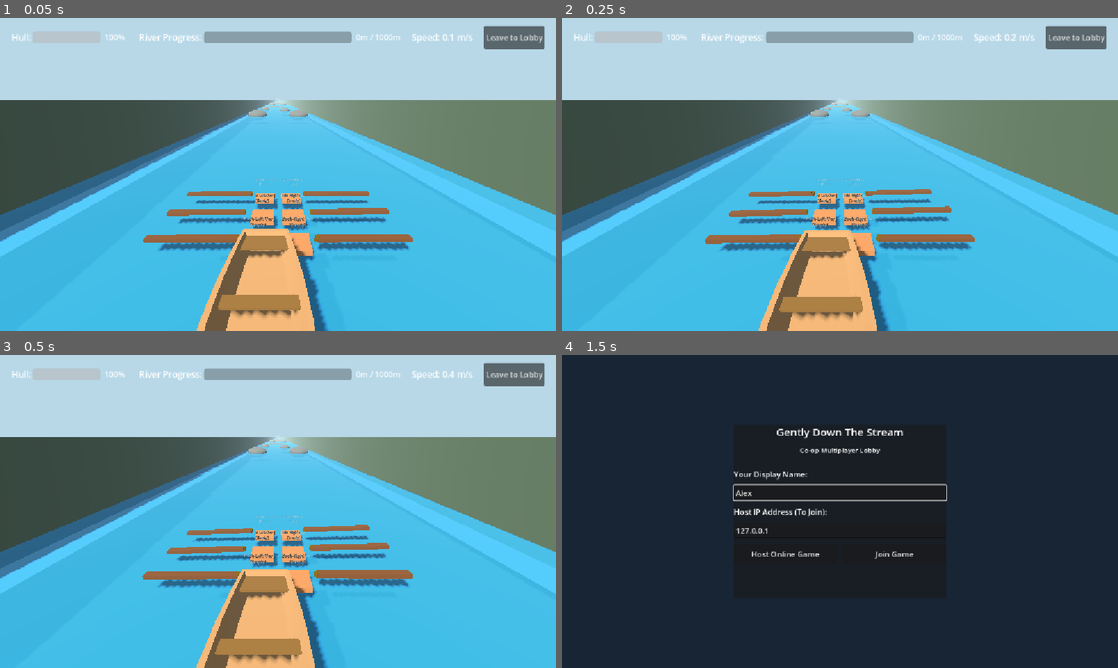
Above: before the commit, frames 1-4 (two rows, left to right).
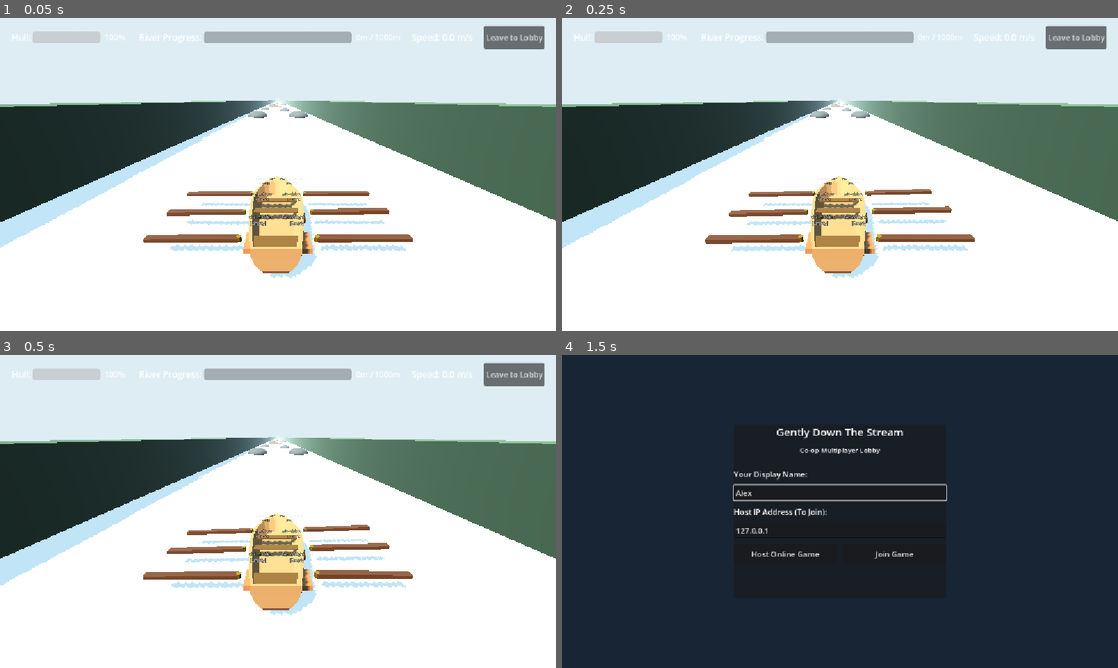
Above: after the commit, the same moments.

Repository: Calpringles/StrathPlay-StrathHack26-team-6
Game: Godot game, scene res://river.tscn
Same seed, same stepped clock (60 frames per second), same inputs: the game is played once before the commit and once after it. This scene is started directly instead of the project's main scene.
Inputs (mouse positions are in pixels of both pictures, inside the frame that each line leads up to):
- Up to frame 1 (0.05 s): no input
- Up to frame 2 (0.25 s): no input
- Up to frame 3 (0.5 s): no input
- Up to frame 4 (1.5 s): click "Leave to Lobby" at 0.5 s; click (840, 492) at 1.27 s; type "Alex" at 1.35 s

The runs differ from the first frame. In frame 1, 96% of the frame differs, in the area x 0-100%, y 0-100%; in frame 2, 96%; in frame 3, 96%; in frame 4, nothing differs.

Commit message:
Water textures added (needs changes) Dont automove in water anymore

Diff:
--- a/gently-down-the-stream/boat.gd
+++ b/gently-down-the-stream/boat.gd
@@ -13,7 +13,7 @@
 @export_group("Rowing Physics")
 @export var stroke_power: float = 2.4
 @export var turn_power: float = 0.45
-@export var current_speed: float = 1.6
+@export var current_speed: float = 0.0
 @export var water_drag_longitudinal: float = 0.65
 @export var water_drag_lateral: float = 3.6
 @export var turn_drag: float = 2.8
@@ -116,16 +116,18 @@
 	boat_visual_root.name = "BoatVisual"
 	add_child(boat_visual_root)
 
-	# 1. Instantiate Boat Hull from 3D model
-	var hull_node: Node3D = null
-	if ResourceLoader.exists("res://boatassets/Wood_BoatV1.fbx"):
-		var boat_scene: PackedScene = load("res://boatassets/Wood_BoatV1.fbx")
-		hull_node = boat_scene.instantiate()
-		hull_node.name = "HullMesh"
-		hull_node.rotation_degrees.y = 90.0 # Bow points along -Z
-		hull_node.scale = Vector3(1.28, 1.15, 1.52)
-		hull_node.position = Vector3(0.0, 0.0, 0.0)
-		boat_visual_root.add_child(hull_node)
+	# 1. Check if Boat Hull already exists in scene tree
+	var hull_node: Node3D = get_node_or_null("Wood_BoatV1")
+	if hull_node == null:
+		var boat_path = "res://Game-Assets/boatassets/Wood_BoatV1.fbx" if ResourceLoader.exists("res://Game-Assets/boatassets/Wood_BoatV1.fbx") else "res://boatassets/Wood_BoatV1.fbx"
+		if ResourceLoader.exists(boat_path):
+			var boat_scene: PackedScene = load(boat_path)
+			hull_node = boat_scene.instantiate()
+			hull_node.name = "HullMesh"
+			hull_node.rotation_degrees.y = 180.0 # Bow points along -Z
+			hull_node.scale = Vector3(1.28, 1.15, 1.52)
+			hull_node.position = Vector3(0.0, 0.0, 0.0)
+			boat_visual_root.add_child(hull_node)
 
 	var wood_material: StandardMaterial3D = StandardMaterial3D.new()
 	wood_material.albedo_color = Color("#5a3418")
--- /dev/null
+++ b/gently-down-the-stream/realistic_water.gdshader
@@ -0,0 +1,78 @@
+shader_type spatial;
+render_mode depth_draw_always, cull_back;
+
+// Water Color Palette
+uniform vec4 shallow_color : source_color = vec4(0.22, 0.65, 0.76, 0.65);
+uniform vec4 deep_color : source_color = vec4(0.04, 0.22, 0.36, 0.94);
+uniform vec4 foam_color : source_color = vec4(0.92, 0.96, 1.0, 1.0);
+
+// Wave Normals & Animation
+uniform sampler2D texture_normal1 : hint_normal;
+uniform sampler2D texture_normal2 : hint_normal;
+uniform vec2 wave_speed1 = vec2(0.015, 0.08);
+uniform vec2 wave_speed2 = vec2(-0.02, 0.05);
+uniform float wave_scale : hint_range(0.01, 1.0) = 0.06;
+uniform float wave_strength : hint_range(0.0, 2.0) = 0.65;
+
+// Depth Absorption & Edge Foam
+uniform float depth_distance : hint_range(0.1, 10.0) = 2.5;
+uniform float foam_distance : hint_range(0.0, 2.0) = 0.35;
+uniform float fresnel_power : hint_range(1.0, 10.0) = 3.5;
+uniform float fresnel_strength : hint_range(0.0, 1.0) = 0.12;
+
+// Surface Shininess Controls
+uniform float water_roughness : hint_range(0.0, 1.0) = 0.32;
+uniform float water_specular : hint_range(0.0, 1.0) = 0.25;
+
+// Godot 4 Depth and Screen Textures
+uniform sampler2D depth_texture : hint_depth_texture, filter_linear_mipmap;
+uniform sampler2D screen_texture : hint_screen_texture, filter_linear_mipmap;
+
+void vertex() {
+	// Subtle physical surface undulation
+	float wave = sin(VERTEX.x * 1.5 + TIME * 1.8) * cos(VERTEX.z * 0.8 + TIME * 2.2);
+	VERTEX.y += wave * 0.04;
+}
+
+void fragment() {
+	// Dual procedural normal maps flowing downstream (-Z direction)
+	vec2 uv_wave1 = UV * wave_scale + wave_speed1 * TIME;
+	vec2 uv_wave2 = UV * wave_scale * 1.4 + wave_speed2 * TIME;
+
+	vec3 n1 = texture(texture_normal1, uv_wave1).rgb * 2.0 - 1.0;
+	vec3 n2 = texture(texture_normal2, uv_wave2).rgb * 2.0 - 1.0;
+	vec3 blended_normal = normalize(n1 + n2);
+
+	NORMAL = normalize(mix(NORMAL, blended_normal, wave_strength));
+
+	// Linear depth calculation for water absorption and shoreline foam
+	float depth_raw = texture(depth_texture, SCREEN_UV).r;
+	vec3 ndc = vec3(SCREEN_UV * 2.0 - 1.0, depth_raw);
+	vec4 view_pos = INV_PROJECTION_MATRIX * vec4(ndc, 1.0);
+	view_pos.xyz /= view_pos.w;
+	float scene_depth = -view_pos.z;
+	float water_depth = -VERTEX.z;
+	float depth_diff = clamp(scene_depth - water_depth, 0.0, 10.0);
+
+	// 1. Water color gradient (shallow translucent -> deep river navy)
+	float depth_factor = clamp(depth_diff / depth_distance, 0.0, 1.0);
+	vec4 water_col = mix(shallow_color, deep_color, depth_factor);
+
+	// 2. Dynamic shoreline foam against riverbanks and boat hull
+	float foam_factor = clamp(1.0 - (depth_diff / foam_distance), 0.0, 1.0);
+	foam_factor = pow(foam_factor, 1.6);
+
+	// 3. Fresnel reflection (clear looking down, reflective toward the horizon)
+	float fresnel = pow(1.0 - clamp(dot(NORMAL, VIEW), 0.0, 1.0), fresnel_power);
+
+	// Combine colors
+	// Combine colors with soft, natural glint
+	vec3 final_color = mix(water_col.rgb, foam_color.rgb, foam_factor);
+	final_color = mix(final_color, vec3(0.75, 0.88, 0.95), fresnel * fresnel_strength);
+
+	ALBEDO = final_color;
+	ALPHA = clamp(water_col.a + fresnel * 0.15 + foam_factor, 0.0, 1.0);
+	ROUGHNESS = mix(water_roughness, 0.6, foam_factor);
+	METALLIC = 0.0;
+	SPECULAR = water_specular;
+}
--- a/gently-down-the-stream/river.gd
+++ b/gently-down-the-stream/river.gd
@@ -60,20 +60,30 @@
 		cam_base_pos = camera.position
 
 func _create_environment() -> void:
-	# Add WorldEnvironment with river sky/fog if not already present
+	# Add WorldEnvironment with river procedural sky/fog if not already present
 	var env_node: WorldEnvironment = get_node_or_null("WorldEnvironment")
 	if env_node == null:
 		env_node = WorldEnvironment.new()
 		env_node.name = "WorldEnvironment"
 		var env: Environment = Environment.new()
-		env.background_mode = Environment.BG_COLOR
-		env.background_color = Color("#87ceeb") # Sky blue
-		env.ambient_light_source = Environment.AMBIENT_SOURCE_COLOR
-		env.ambient_light_color = Color("#d0e8f2")
-		env.ambient_light_energy = 0.8
+
+		# Procedural daylight sky
+		var sky_mat: ProceduralSkyMaterial = ProceduralSkyMaterial.new()
+		sky_mat.sky_top_color = Color(0.38, 0.64, 0.90, 1.0)
+		sky_mat.sky_horizon_color = Color(0.68, 0.78, 0.84, 1.0)
+		sky_mat.ground_bottom_color = Color(0.18, 0.22, 0.18, 1.0)
+		sky_mat.ground_horizon_color = Color(0.68, 0.78, 0.84, 1.0)
+		var sky: Sky = Sky.new()
+		sky.sky_material = sky_mat
+		env.background_mode = Environment.BG_SKY
+		env.sky = sky
+
+		env.ambient_light_source = Environment.AMBIENT_SOURCE_SKY
+		env.ambient_light_energy = 0.85
+		env.tonemap_mode = Environment.TONE_MAPPER_ACES
 		env.fog_enabled = true
-		env.fog_light_color = Color("#b8d8e8")
-		env.fog_density = 0.003
+		env.fog_light_color = Color(0.70, 0.82, 0.88, 1.0)
+		env.fog_density = 0.002
 		env_node.environment = env
 		add_child(env_node)
 
@@ -84,20 +94,65 @@
 		directional_light.rotation_degrees = Vector3(-45, -30, 0)
 
 func _create_river_bed_and_water() -> void:
-	# 1. Flowing River Water Surface
+	# 1. Flowing Realistic River Water Surface
 	var water_mesh_inst: MeshInstance3D = MeshInstance3D.new()
 	water_mesh_inst.name = "RiverWater"
 	var water_plane: PlaneMesh = PlaneMesh.new()
 	water_plane.size = Vector2(RIVER_WIDTH, RIVER_LENGTH + 200.0)
+	water_plane.subdivide_width = 16
+	water_plane.subdivide_depth = 160
 	water_mesh_inst.mesh = water_plane
 
-	var water_mat: StandardMaterial3D = StandardMaterial3D.new()
-	water_mat.albedo_color = Color(0.14, 0.48, 0.68, 0.85)
-	water_mat.transparency = BaseMaterial3D.TRANSPARENCY_ALPHA
-	water_mat.roughness = 0.12
-	water_mat.metallic = 0.1
-	water_mat.metallic_specular = 0.8
-	water_mesh_inst.material_override = water_mat
+	# Apply Realistic Water Shader with Procedural Normal Maps
+	var water_shader = load("res://realistic_water.gdshader")
+	if water_shader:
+		var water_mat: ShaderMaterial = ShaderMaterial.new()
+		water_mat.shader = water_shader
+
+		# Procedural Normal Map 1
+		var n1 = FastNoiseLite.new()
+		n1.noise_type = FastNoiseLite.TYPE_SIMPLEX_SMOOTH
+		n1.frequency = 0.035
+		var tex1 = NoiseTexture2D.new()
+		tex1.width = 256
+		tex1.height = 256
+		tex1.seamless = true
+		tex1.as_normal_map = true
+		tex1.bump_strength = 2.5
+		tex1.noise = n1
+		water_mat.set_shader_parameter("texture_normal1", tex1)
+
+		# Procedural Normal Map 2
+		var n2 = FastNoiseLite.new()
+		n2.noise_type = FastNoiseLite.TYPE_SIMPLEX_SMOOTH
+		n2.frequency = 0.05
+		var tex2 = NoiseTexture2D.new()
+		tex2.width = 256
+		tex2.height = 256
+		tex2.seamless = true
+		tex2.as_normal_map = true
+		tex2.bump_strength = 2.0
+		tex2.noise = n2
+		water_mat.set_shader_parameter("texture_normal2", tex2)
+
+		water_mat.set_shader_parameter("shallow_color", Color(0.22, 0.65, 0.76, 0.65))
+		water_mat.set_shader_parameter("deep_color", Color(0.04, 0.22, 0.36, 0.94))
+		water_mat.set_shader_parameter("foam_color", Color(0.92, 0.96, 1.0, 1.0))
+		water_mat.set_shader_parameter("wave_speed1", Vector2(0.015, 0.08))
+		water_mat.set_shader_parameter("wave_speed2", Vector2(-0.02, 0.05))
+		water_mat.set_shader_parameter("wave_scale", 0.06)
+		water_mat.set_shader_parameter("wave_strength", 0.4)
+		water_mat.set_shader_parameter("depth_distance", 2.5)
+		water_mat.set_shader_parameter("foam_distance", 0.35)
+		water_mat.set_shader_parameter("fresnel_power", 3.5)
+
+		water_mesh_inst.material_override = water_mat
+	else:
+		var water_mat: StandardMaterial3D = StandardMaterial3D.new()
+		water_mat.albedo_color = Color(0.14, 0.48, 0.68, 0.85)
+		water_mat.transparency = BaseMaterial3D.TRANSPARENCY_ALPHA
+		water_mesh_inst.material_override = water_mat
+
 	water_mesh_inst.position = Vector3(0.0, 0.0, -(RIVER_LENGTH / 2.0))
 	add_child(water_mesh_inst)
 
--- a/gently-down-the-stream/river.tscn
+++ b/gently-down-the-stream/river.tscn
@@ -2,38 +2,47 @@
 
 [ext_resource type="Script" uid="uid://c6fmclc4hac0c" path="res://boat.gd" id="1_gqjxk"]
 [ext_resource type="Script" uid="uid://bc6c3ucrw1mef" path="res://seats.gd" id="2_iiml5"]
-[ext_resource type="PackedScene" uid="uid://un4p8wna6dt6" path="res://boatassets/Wood_BoatV1.fbx" id="3_5iwgs"]
+[ext_resource type="PackedScene" uid="uid://un4p8wna6dt6" path="res://Game-Assets/boatassets/Wood_BoatV1.fbx" id="3_5iwgs"]
 [ext_resource type="Script" path="res://river.gd" id="4_river"]
+
+[sub_resource type="BoxShape3D" id="BoxShape3D_boat"]
+size = Vector3(1.8, 0.8, 4.2)
+
+[sub_resource type="SceneReplicationConfig" id="SceneReplicationConfig_boat"]
+properties/0/path = NodePath(".:position")
+properties/0/spawn = true
+properties/0/replication_mode = 1
+properties/1/path = NodePath(".:rotation")
+properties/1/spawn = true
+properties/1/replication_mode = 1
 
 [node name="River" type="Node3D" unique_id=403142012]
 script = ExtResource("4_river")
 
 [node name="Boat" type="CharacterBody3D" parent="." unique_id=1578196858]
+transform = Transform3D(1, 0, 0, 0, 1, 0, 0, 0, 1, 0, 0.2, 0)
 script = ExtResource("1_gqjxk")
 
-[node name="Hull" type="MeshInstance3D" parent="Boat" unique_id=1913718613]
+[node name="Wood_BoatV1" parent="Boat" unique_id=437240606 instance=ExtResource("3_5iwgs")]
+transform = Transform3D(-1, 0, 0, 0, 1, 0, 0, 0, -1, 0, 0, 0)
+
+[node name="Seats" type="Node3D" parent="Boat" unique_id=1831033934]
+transform = Transform3D(1, 0, 0, 0, 1, 0, 0, 0, 1, 0, 0.05, 0)
+script = ExtResource("2_iiml5")
 
 [node name="CollisionShape3D" type="CollisionShape3D" parent="Boat" unique_id=1432688499]
-
-[node name="LeftOar" type="Node3D" parent="Boat" unique_id=1595344314]
-
-[node name="LeftMesh" type="MeshInstance3D" parent="Boat/LeftOar" unique_id=34276144]
-
-[node name="RightOar" type="Node3D" parent="Boat" unique_id=1894513957]
-
-[node name="RightMesh" type="MeshInstance3D" parent="Boat/RightOar" unique_id=1206524161]
+transform = Transform3D(1, 0, 0, 0, 1, 0, 0, 0, 1, 0, 0.35, 0)
+shape = SubResource("BoxShape3D_boat")
 
 [node name="Camera3D" type="Camera3D" parent="Boat" unique_id=829280766]
 transform = Transform3D(1, 0, 0, 0, 0.939693, 0.34202, 0, -0.34202, 0.939693, 0, 3.5, 5.2)
+current = true
 
-[node name="Seats" type="Node3D" parent="Boat" unique_id=1831033934]
-script = ExtResource("2_iiml5")
-
-[node name="LeftBank" type="MeshInstance3D" parent="." unique_id=250011009]
-
-[node name="RightBank" type="MeshInstance3D" parent="." unique_id=2104837951]
+[node name="MultiplayerSynchronizer" type="MultiplayerSynchronizer" parent="Boat"]
+replication_config = SubResource("SceneReplicationConfig_boat")
 
 [node name="DirectionalLight3D" type="DirectionalLight3D" parent="." unique_id=1718612270]
-
-[node name="Wood_BoatV1" parent="." unique_id=437240606 instance=ExtResource("3_5iwgs")]
-transform = Transform3D(1, 0, 0, 0, 1, 0, 0, 0, 1, -0.31609845, 0, 3.327115)
+transform = Transform3D(0.866025, -0.353553, 0.353553, 0, 0.707107, 0.707107, -0.5, -0.612372, 0.612372, 0, 20, 0)
+light_color = Color(1, 0.98, 0.92, 1)
+light_energy = 1.15
+shadow_enabled = true
Not shown, added: gently-down-the-stream/realistic_water.gdshader.uid
